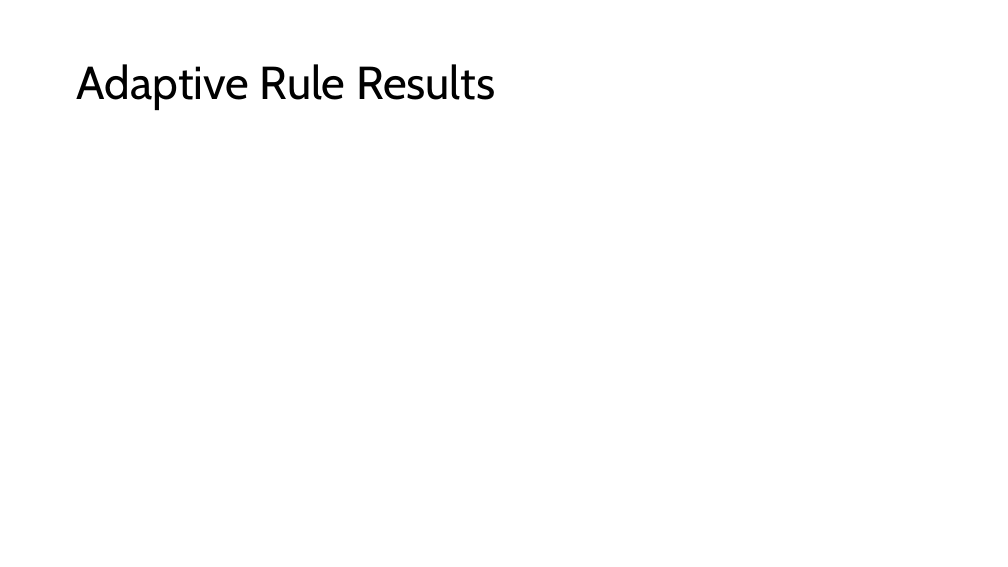
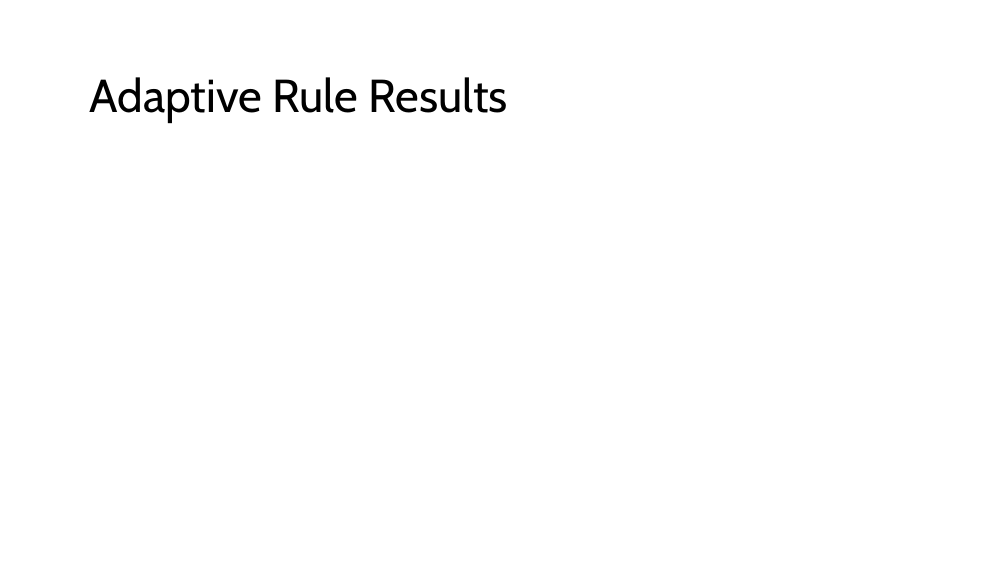
Before and after one commit to vdiazpa/UC_Tdecomp, a slide deck: slide 4 of Storage Plors.pptx. Drawn at 1008x567 pixels with LibreOffice and Linux fonts; fonts in the diff are those of the drawing. Boxes give left, top, right and bottom in pixels: in the first picture for what was removed or moved away, otherwise in the second. Text is boxed around its words. In the diff, an @@ line names an element or a change of style, - is before the commit and + after.

```diff
--- a/Storage Plors.pptx
+++ b/Storage Plors.pptx
@@ text "Adaptive Rule Results": place and size @@
-text "Adaptive Rule Results" at bbox=[77, 64, 495, 110]
+text "Adaptive Rule Results" at bbox=[89, 77, 508, 123]
```
Also in this commit, not shown: 2 slides added, 7 other files.
